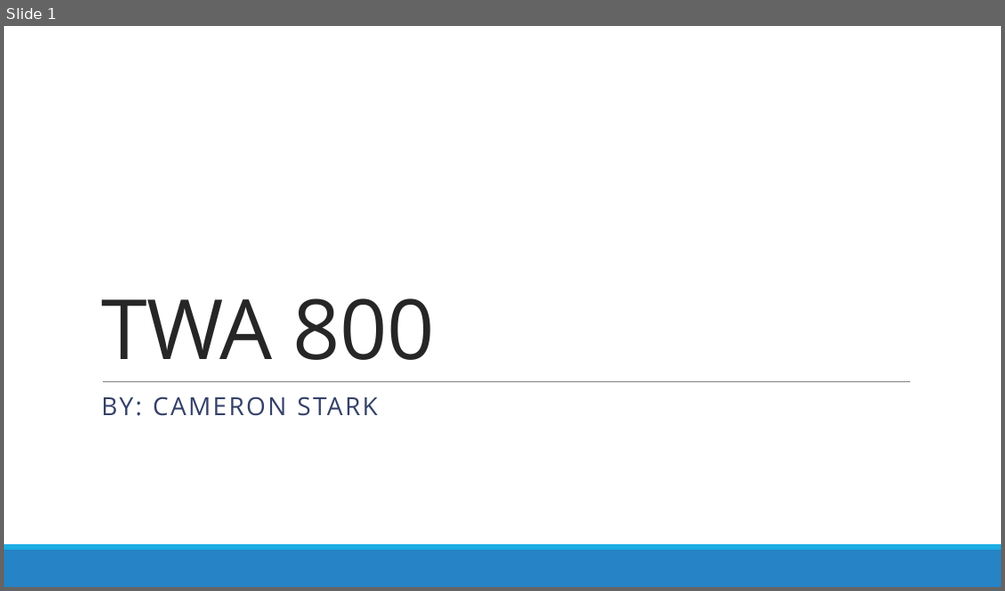
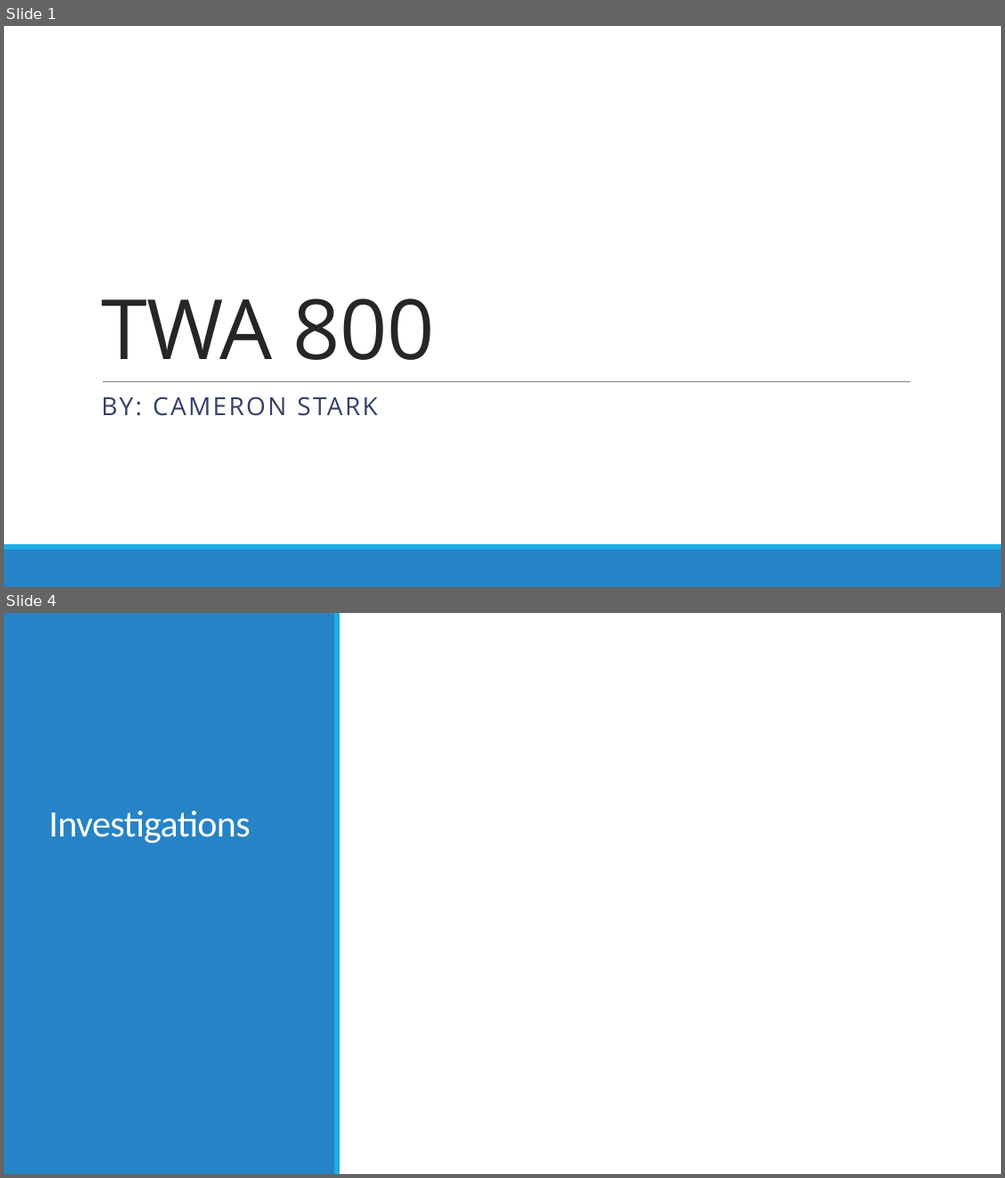
Before and after one commit to starkc1/Fall_2019, a slide deck: CEC300/Stark_Presentation.pptx. Shown one above the other, each under a label of ours: slide 1 before the commit, slides 1 and 4 after it; the slides between them are not shown. The pictures are 1005x591 and 1005x1178 pixels, drawn with LibreOffice and Linux fonts; fonts in the diff are those of the drawing. Boxes give left, top, right and bottom in pixels: in the first picture for what was removed or moved away, otherwise in the second. Text is boxed around its words. In the diff, an @@ line names an element or a change of style, - is before the commit and + after.

```diff
--- a/CEC300/Stark_Presentation.pptx
+++ b/CEC300/Stark_Presentation.pptx
@@ slide 4 added at [4,613,1001,1174], background #FFFFFF @@
@@ rectangle added at [4,613,335,1174], fill #2683C6 @@
@@ rectangle added at [334,613,340,1174], fill #1CADE4 @@
@@ title added at [48,811,250,844], 36 pt, text #FFFFFF @@
+Investigations
```
Also in this commit, not shown: 2 other slides added, 5 other files.
